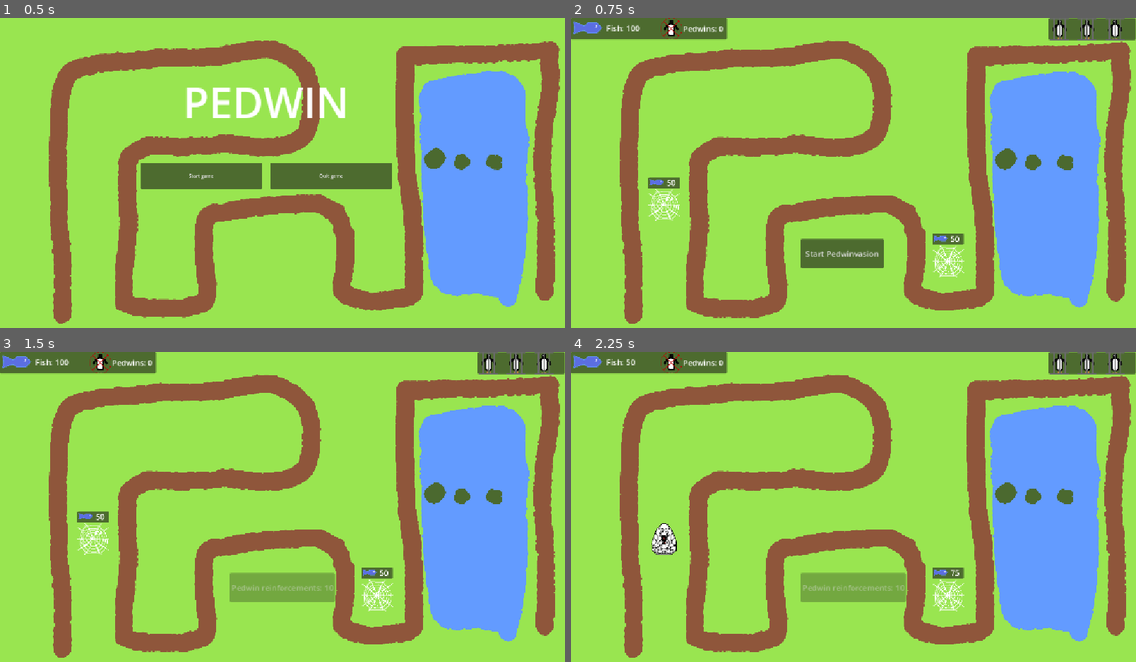
Above: before the commit, frames 1-4 (two rows, left to right).
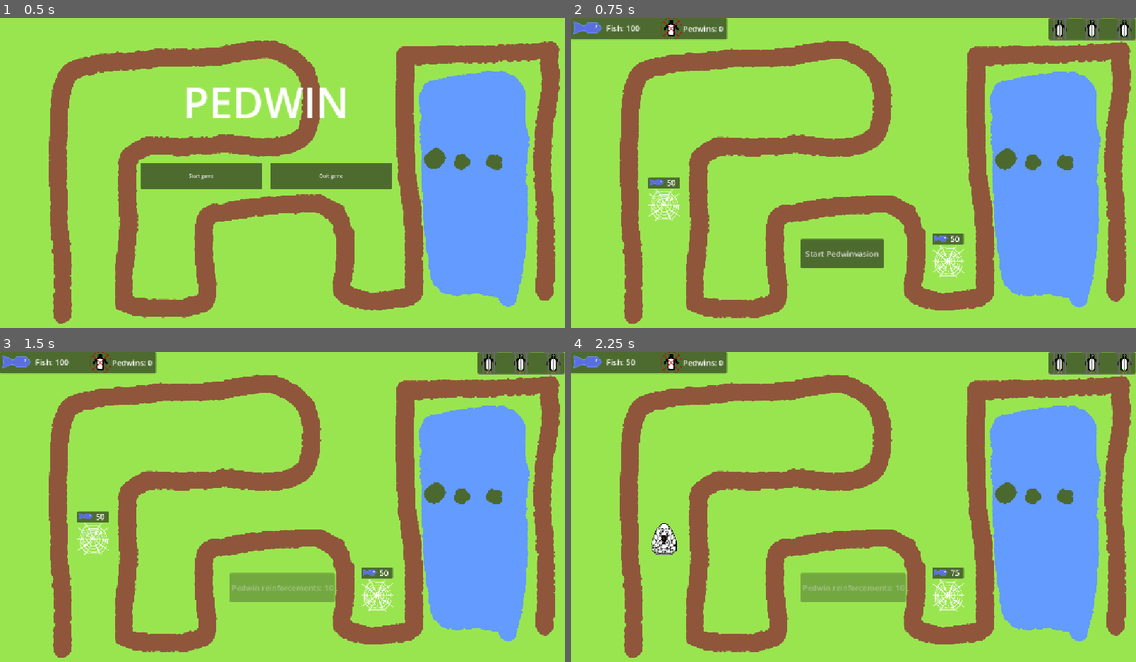
Above: after the commit, the same moments.

Repository: CrimsonCloak/pedwin
Game: Godot game, scene res://Scenes/menu.tscn
Two runs of this game, one before a commit and one after it. Both use one fixed random seed, a clock stepped at 60 frames per second and the inputs below.
Inputs (mouse positions are in pixels of both pictures, inside the frame that each line leads up to):
- Up to frame 1 (0.5 s): no input
- Up to frame 2 (0.75 s): click "Start game" at 0.5 s
- Up to frame 3 (1.5 s): click "Start Pedwinvasion" at 1.25 s
- Up to frame 4 (2.25 s): tap Enter at 2 s; move the mouse to (661, 538) at 2.02 s; click (661, 538) at 2.17 s

Frame 1 is identical in both runs. In frame 2, 0.4% of the frame differs, in the area x 89-100%, y 0-8%; in frame 3, 0.4%; in frame 4, 0.4%.

Commit message:
Manually fix anchor issues (temp)

Diff:
--- a/Scenes/UI/level_hud.tscn
+++ b/Scenes/UI/level_hud.tscn
@@ -68,8 +68,8 @@
 anchors_preset = 5
 anchor_left = 0.5
 anchor_right = 0.5
-offset_left = -32.00003
-offset_right = 32.00003
+offset_left = -22.50003
+offset_right = 41.50003
 offset_bottom = 64.0
 grow_horizontal = 2
 scale = Vector2(0.695, 0.695)
@@ -80,7 +80,8 @@
 anchors_preset = 1
 anchor_left = 1.0
 anchor_right = 1.0
-offset_left = -64.00006
+offset_left = -45.00006
+offset_right = 19.0
 offset_bottom = 64.0
 grow_horizontal = 0
 scale = Vector2(0.695, 0.695)
